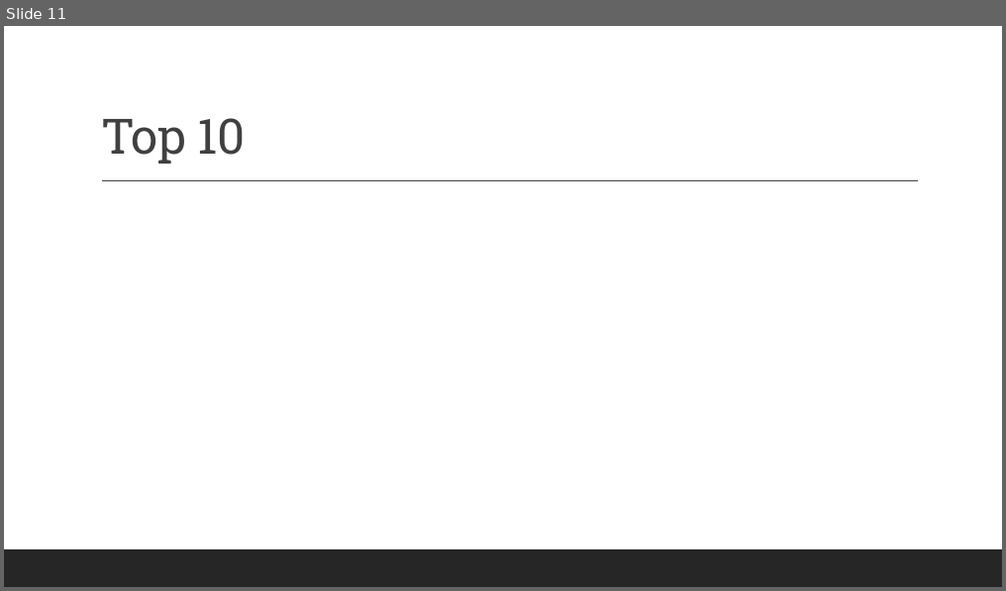
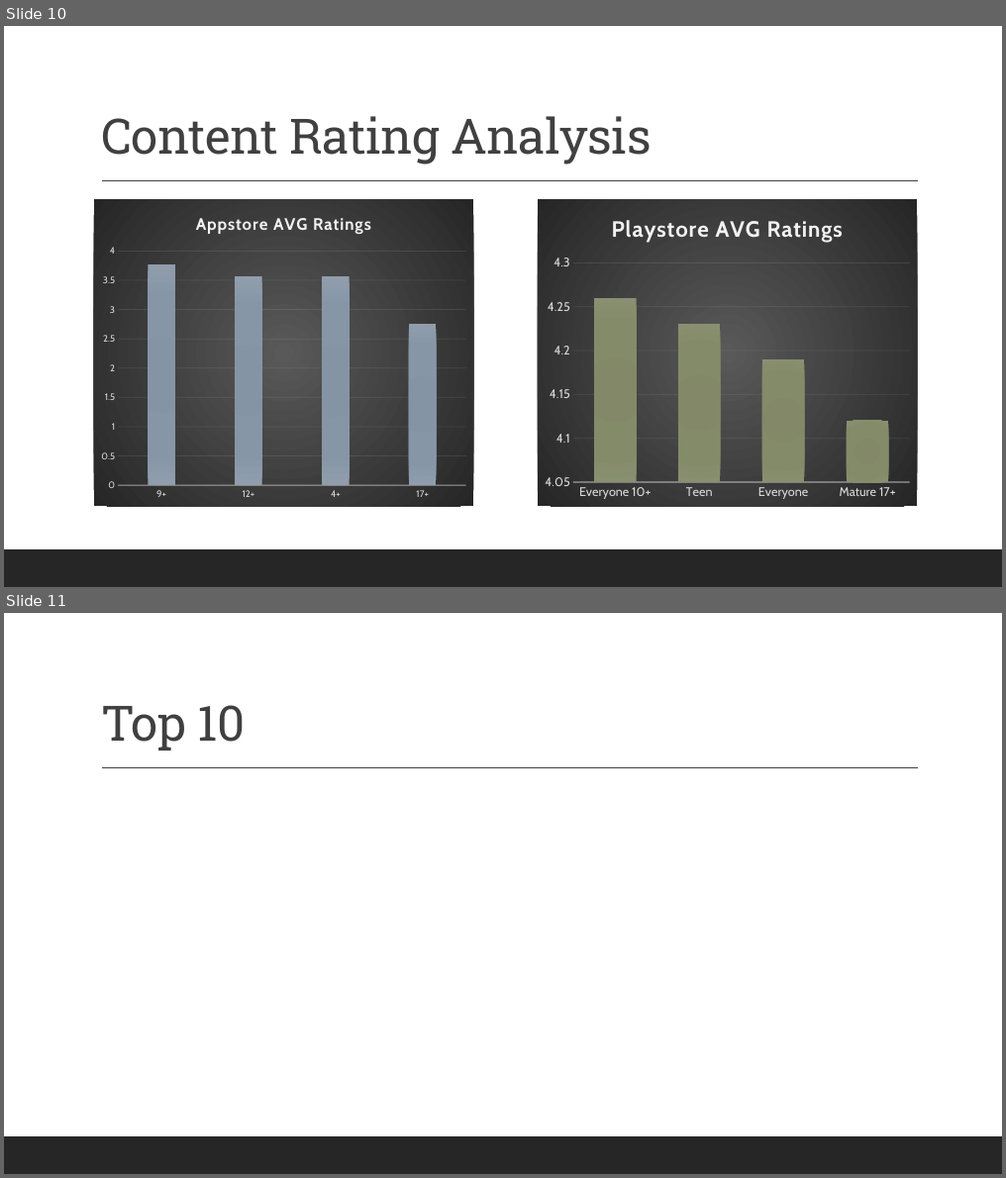
Before and after one commit to robertlanier/app-trader, a slide deck: presentation/app_trader_proposal.pptx. Shown one above the other, each under a label of ours: slide 11 before the commit, slides 10 and 11 after it. The pictures are 1006x591 and 1006x1178 pixels, drawn with LibreOffice and Linux fonts; fonts in the diff are those of the drawing. Boxes give left, top, right and bottom in pixels: in the first picture for what was removed or moved away, otherwise in the second. Text is boxed around its words. In the diff, an @@ line names an element or a change of style, - is before the commit and + after.

```diff
--- a/presentation/app_trader_proposal.pptx
+++ b/presentation/app_trader_proposal.pptx
@@ slide 10 added at bbox=[4, 26, 1002, 587], background #FFFFFF; not listed: 2 template elements that a slide beside it also shows @@
@@ title added at bbox=[101, 116, 651, 165], 47 pt, text #404040 @@
+Content Rating Analysis
@@ column chart added at bbox=[94, 199, 473, 506] @@
+title "Appstore AVG Ratings "
+categories: 9+, 12+, 4+, 17+
+Series 1: 3.8, 3.6, 3.6, 2.8
@@ column chart added at bbox=[538, 199, 918, 506] @@
+title "Playstore AVG Ratings "
+categories: Everyone 10+, Teen, Everyone, Mature 17+
+Series 1: 4.3, 4.2, 4.2, 4.1
```
Also in this commit, not shown: 1 slide changed, 1 slide removed, 1 other file.
